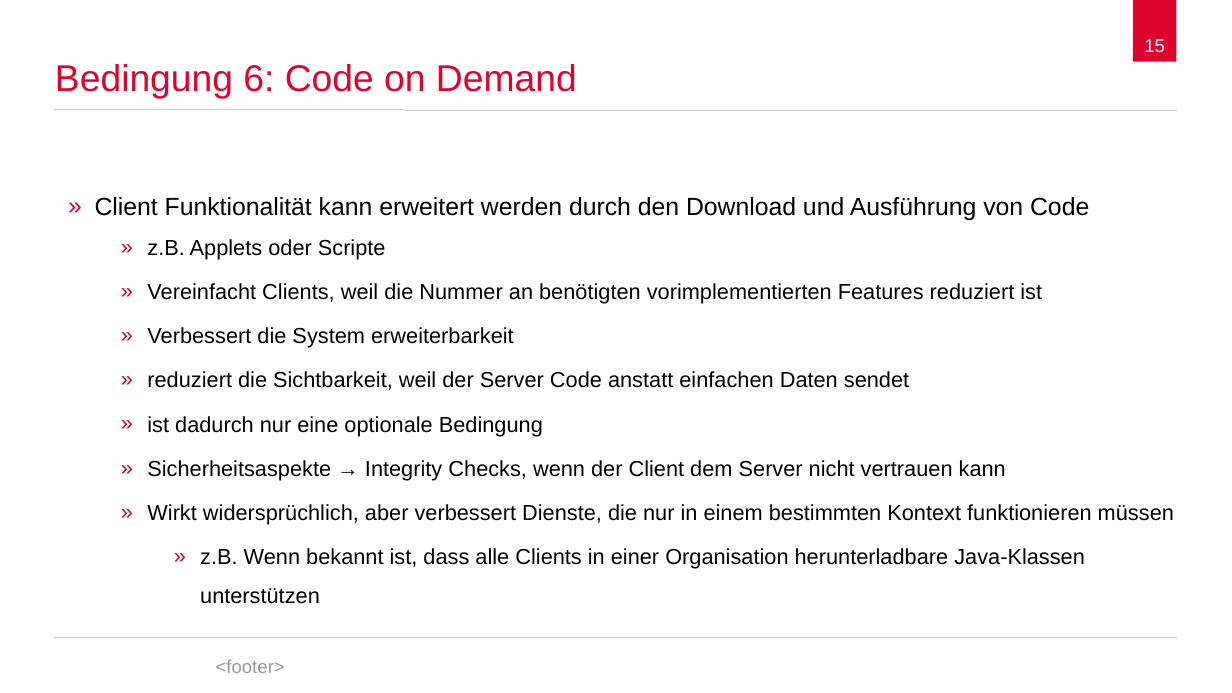
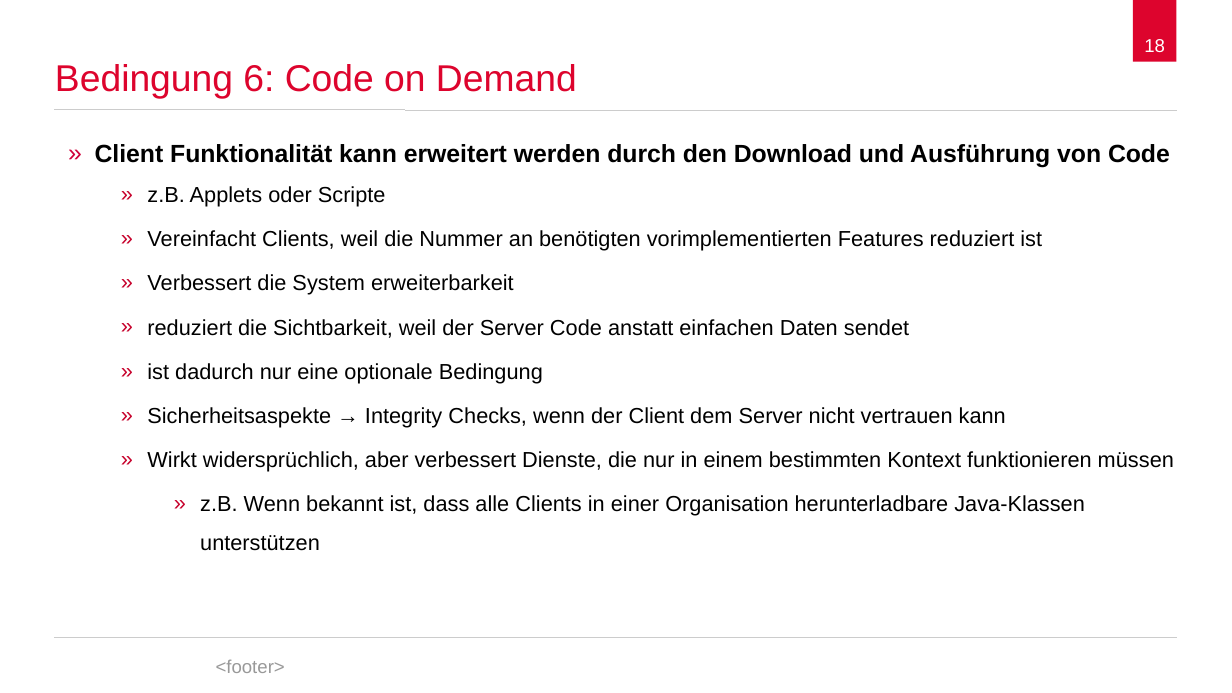
Before and after one commit to spaceone/presentations, a slide deck: slide 18 of representational-state-transfer/representational-state-transfer.odp (slide 15 before the commit). Drawn at 1232x693 pixels with LibreOffice and Linux fonts; fonts in the diff are those of the drawing; background and template pictures are left out. Boxes give left, top, right and bottom in pixels: in the first picture for what was removed or moved away, otherwise in the second. Text is boxed around its words. In the diff, an @@ line names an element or a change of style, - is before the commit and + after.

```diff
--- a/representational-state-transfer/representational-state-transfer.odp
+++ b/representational-state-transfer/representational-state-transfer.odp
@@ page number at (x1=1144, y1=39, x2=1165, y2=52): text changed @@
-15
+18
@@ text "Client Funktionalität kann erweitert werden ..." moved from (x1=95, y1=197, x2=1174, y2=604) to (x1=95, y1=144, x2=1174, y2=551) @@
@@ text at (x1=95, y1=144, x2=1170, y2=168): bold on in "Client Funktionalität kann erweitert werden durch den ..." @@
```
Also in this commit, not shown: 12 other slides changed, 10 slides added, 1 slide removed.
